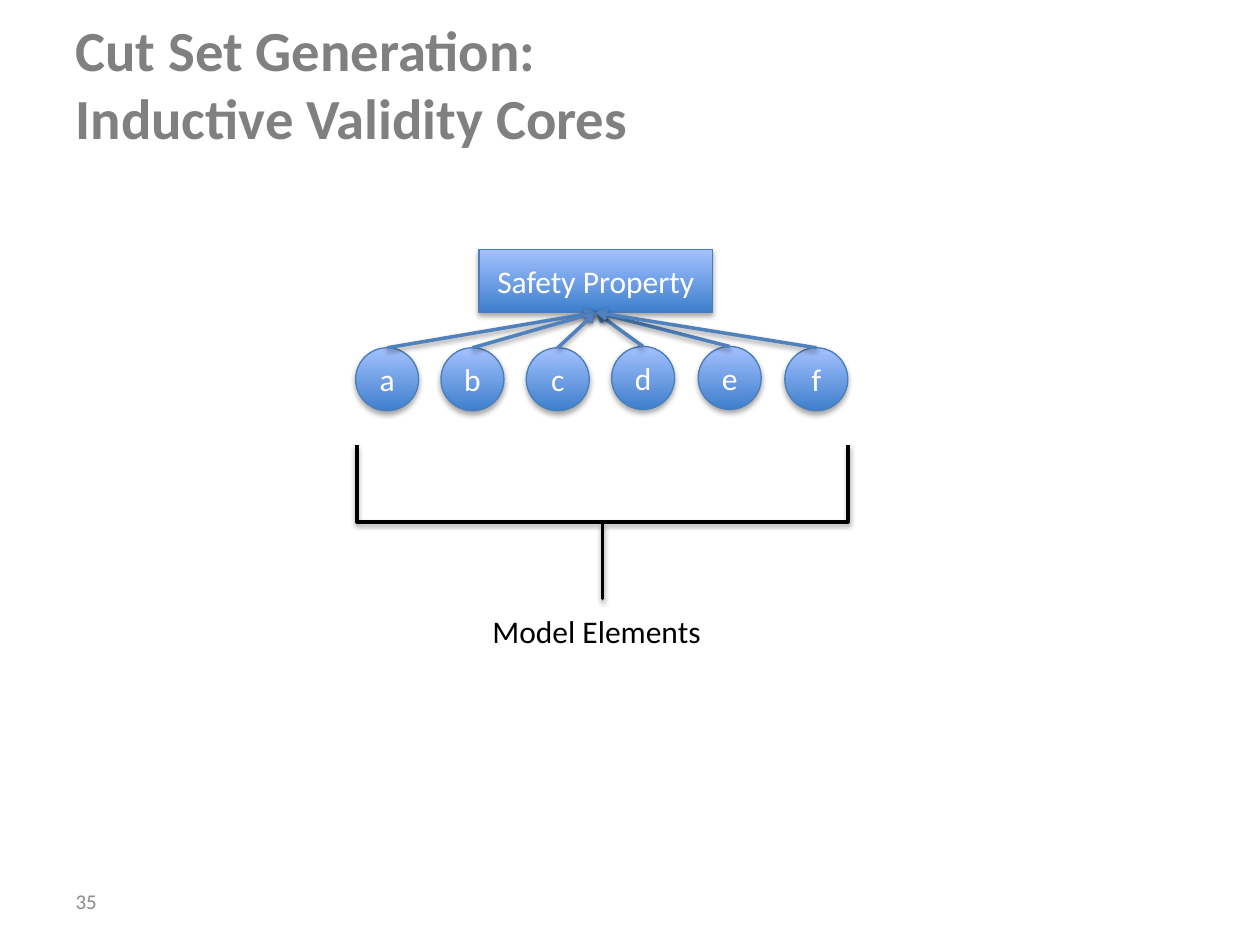
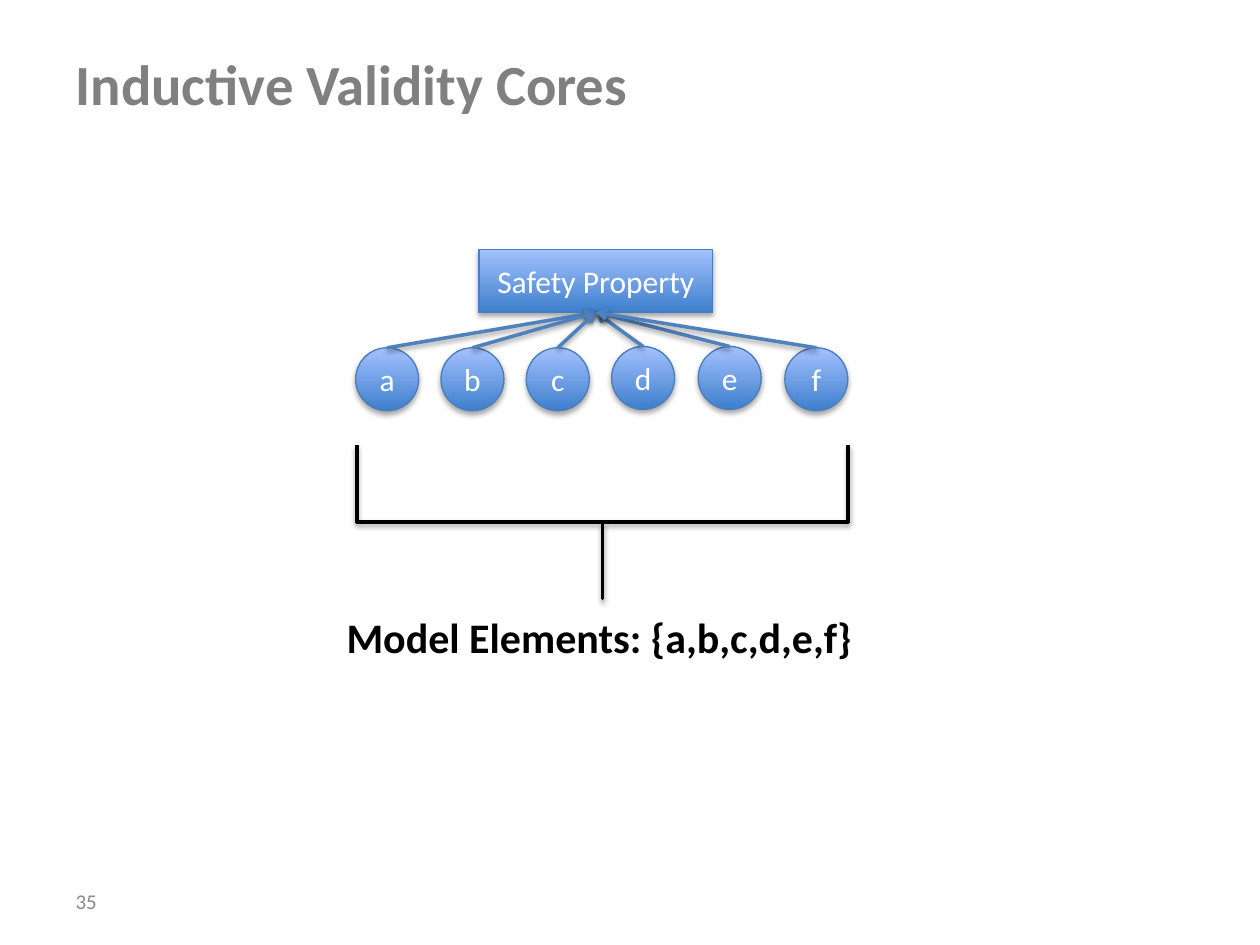
Before and after one commit to dkstewart/Presentations, a slide deck: slide 35 of nasa_year_end_review_2018.pptx. Drawn at 1260x945 pixels with LibreOffice and Linux fonts; fonts in the diff are those of the drawing. Boxes give left, top, right and bottom in pixels: in the first picture for what was removed or moved away, otherwise in the second. Text is boxed around its words. In the diff, an @@ line names an element or a change of style, - is before the commit and + after.

```diff
--- a/nasa_year_end_review_2018.pptx
+++ b/nasa_year_end_review_2018.pptx
@@ title at (76,65,627,114): text changed @@
-Cut Set Generation:
-Inductive Validity Cores
+Inductive Validity Cores
@@ text at (346,622,852,660): text changed; size 18 to 24 pt; bold on @@
-Model Elements
+Model Elements: {a,b,c,d,e,f}
```
Also in this commit, not shown: 7 other slides changed.
